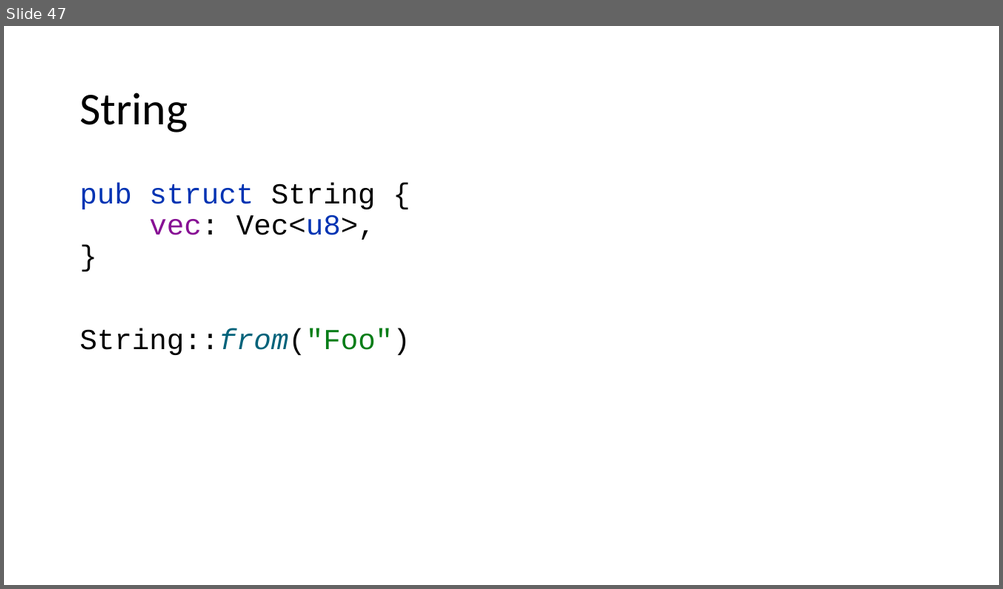
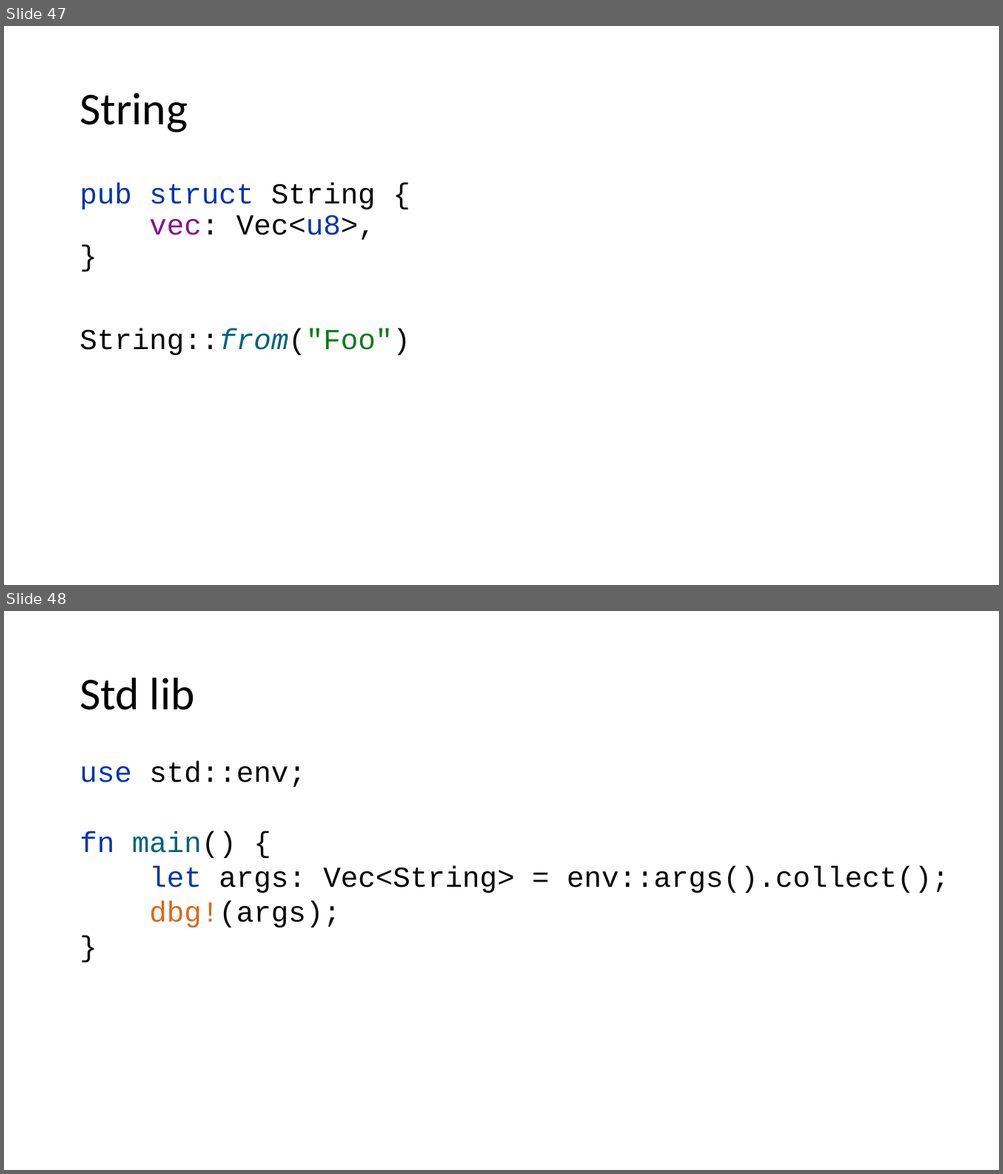
Before and after one commit to kugushev/course-rust-basics, a slide deck: pres/01-Intro.pptx. Shown one above the other, each under a label of ours: slide 47 before the commit, slides 47 and 48 after it. The pictures are 1003x589 and 1003x1174 pixels, drawn with LibreOffice and Linux fonts; fonts in the diff are those of the drawing. Boxes give left, top, right and bottom in pixels: in the first picture for what was removed or moved away, otherwise in the second. Text is boxed around its words. In the diff, an @@ line names an element or a change of style, - is before the commit and + after.

```diff
--- a/pres/01-Intro.pptx
+++ b/pres/01-Intro.pptx
@@ slide 48 added at (4, 611, 999, 1170), background #FFFFFF @@
@@ title added at (79, 678, 195, 710), 44 pt, text #000000 @@
+Std lib
@@ text added at (79, 761, 949, 928), 28 pt, text #080808 @@
+use std::env;
+fn main() {
+let args: Vec<String> = env::args().collect();
+dbg!(args);
+}
```
Also in this commit, not shown: 2 slides changed, 2 other slides added, 2 other files.
